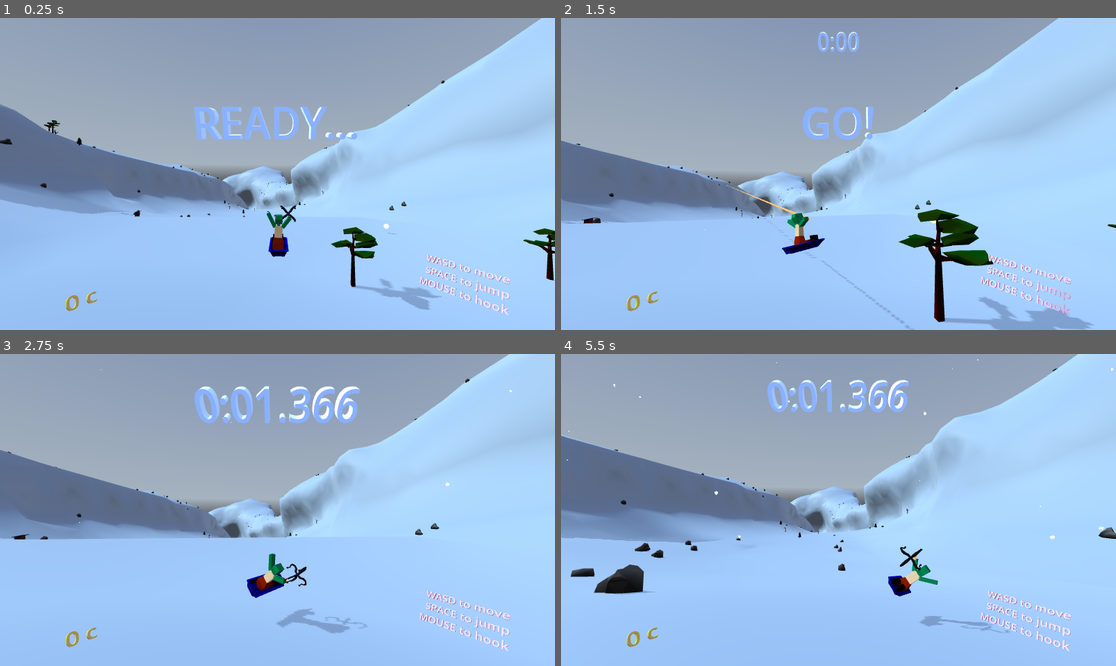
Above: before the commit, frames 1-4 (two rows, left to right).
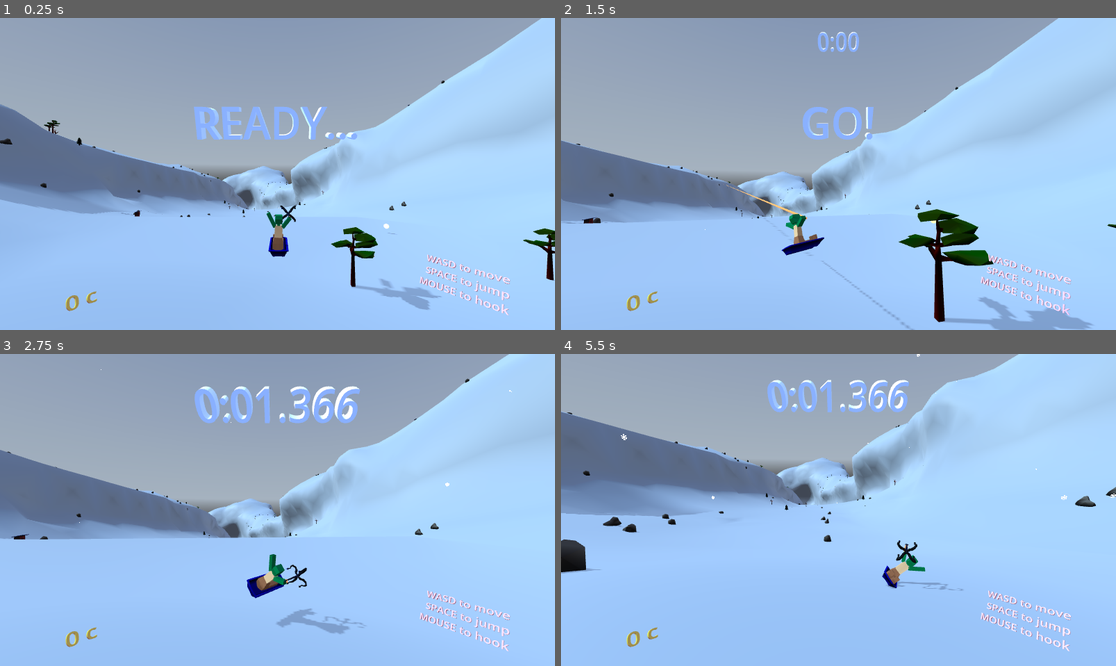
Above: after the commit, the same moments.

Repository: tokkoro/ggj24-sled
Game: Godot game, scene res://tomi_testaa/level_loader_scene.tscn
Two runs of this game, one before a commit and one after it. Both use one fixed random seed, a clock stepped at 60 frames per second and the inputs below. A sky picture missing from this copy of the repository is replaced by a grey-blue gradient.
Inputs (mouse positions are in pixels of both pictures, inside the frame that each line leads up to):
- Up to frame 1 (0.25 s): no input
- Up to frame 2 (1.5 s): tap Enter at 0.5 s; move the mouse to (960, 158) at 0.52 s; hold Right (turn_right) 0.53-1.28 s; tap Down (break) at 0.6 s; click (960, 158) at 0.67 s; tap Space (jump) at 0.77 s; move the mouse to (727, 189) at 1.27 s; hold Left (turn_left) from 1.28 s (still down); tap Shift at 1.35 s; click (727, 189) at 1.42 s
- Up to frame 3 (2.75 s): tap Space (jump) at 1.52 s; move the mouse to (333, 441) at 2.02 s; release Left (turn_left) at 2.03 s; hold Right (turn_right) from 2.03 s (still down); tap G at 2.1 s; click (333, 441) at 2.17 s
- Up to frame 4 (5.5 s): move the mouse to (810, 572) at 2.77 s; release Right (turn_right) at 2.78 s; hold Up (accelerate) 2.78-3.53 s; tap Ctrl at 2.85 s; click (810, 572) at 2.92 s; tap Space (jump) at 3.02, 3.77, 4.52 s; move the mouse to (1005, 556) at 3.52 s; hold Left (turn_left) from 3.53 s (still down); tap 1 at 3.6 s; click (1005, 556) at 3.67 s; move the mouse to (672, 463) at 4.27 s; tap 2 at 4.35 s; click (672, 463) at 4.42 s; move the mouse to (866, 510) at 5.02 s; tap 3 at 5.1 s; click (866, 510) at 5.17 s

The runs differ from the first frame. In frame 1, less than 0.1% of the frame differs, in the area x 7-52%, y 34-75%; in frame 2, 0.4%; in frame 3, 0.4%; in frame 4, 21%, in the area x 0-100%, y 0-94%.

Commit message:
Actually fix touch screen input

Diff:
--- a/godot_project/sled/sled.gd
+++ b/godot_project/sled/sled.gd
@@ -34,10 +34,11 @@
 
 var touch_screen_jump_input := false
 var prev_mouse_pos
+var mouse_turn_input := 0.0
 
 func _input(event):
 	if event is InputEventScreenTouch:
-		if event.pressed and event.index > 1:
+		if event.pressed and event.index == 1:
 			touch_screen_jump_input = true
 
 func _physics_process(delta):
@@ -92,9 +93,10 @@
 			touch_screen_jump_input = false
 		speed_input = Input.get_axis("break", "accelerate") * acceleration
 
+	var mouse_turn_amount := 0.0
 	if Input.get_mouse_button_mask() == 0:
 		prev_mouse_pos = null
-	if not prev_mouse_pos:
+	elif not prev_mouse_pos:
 		prev_mouse_pos = get_viewport().get_mouse_position()
 	else:
 		var new_mouse_pos := get_viewport().get_mouse_position()
@@ -102,11 +104,16 @@
 		prev_mouse_pos = new_mouse_pos
 		const aim_velocity := Vector2(30, -10)
 		var relative_delta := mouse_delta / Vector2(get_viewport().size) * aim_velocity
-		const touch_turn_multiplier := 10
-		turn_input -= relative_delta.x * touch_turn_multiplier * (60 * delta)
+		const touch_turn_multiplier := 5
+		mouse_turn_amount = relative_delta.x * touch_turn_multiplier
+
+	var mouse_lerp_t := 1.0 - pow(0.001, delta)
+	mouse_turn_input = lerp(mouse_turn_input, mouse_turn_amount, mouse_lerp_t)
+	turn_input -= clamp(mouse_turn_input, -1, 1)
 
 	var t = -turn_input / body_tilt
-	sled_mesh.rotation.z = lerp(sled_mesh.rotation.z, -t * 40, 5.0 * delta)
+	var fps_lerp_t := 1.0 - pow(0.001, delta)
+	sled_mesh.rotation.z = lerp(sled_mesh.rotation.z, -t * 40, fps_lerp_t)
 	if linear_velocity.length() > turn_stop_limit:
 		var turning_multi_per_speed =  linear_velocity.length()
 		# print("speed", turning_multi_per_speed)
